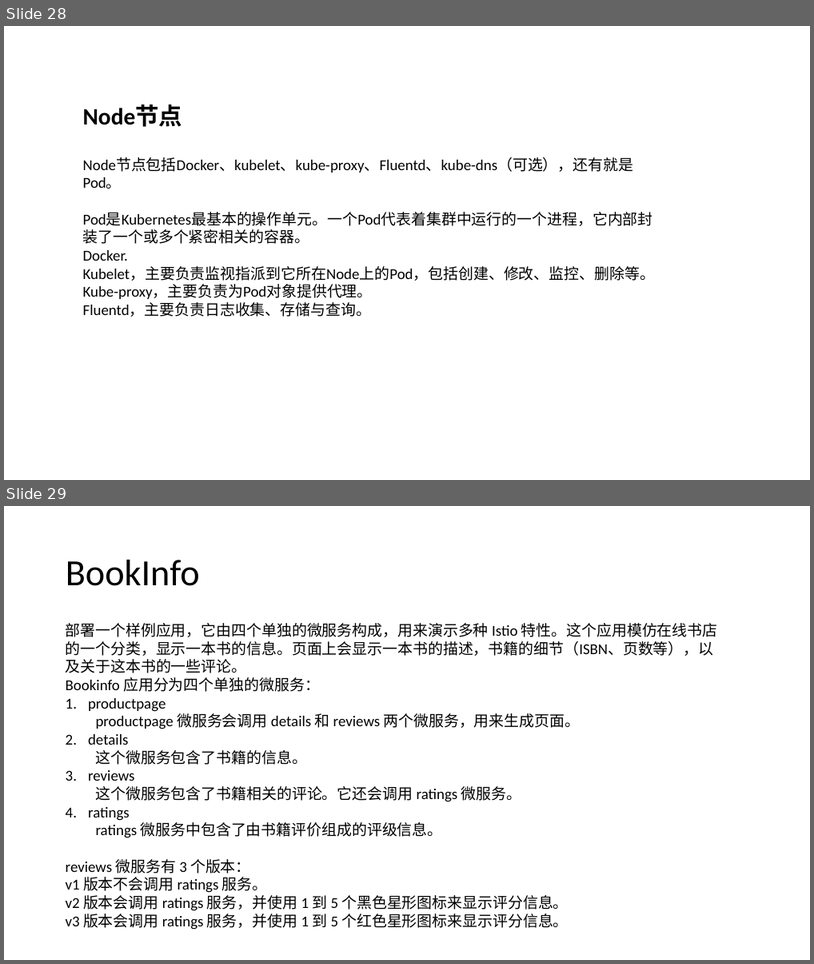
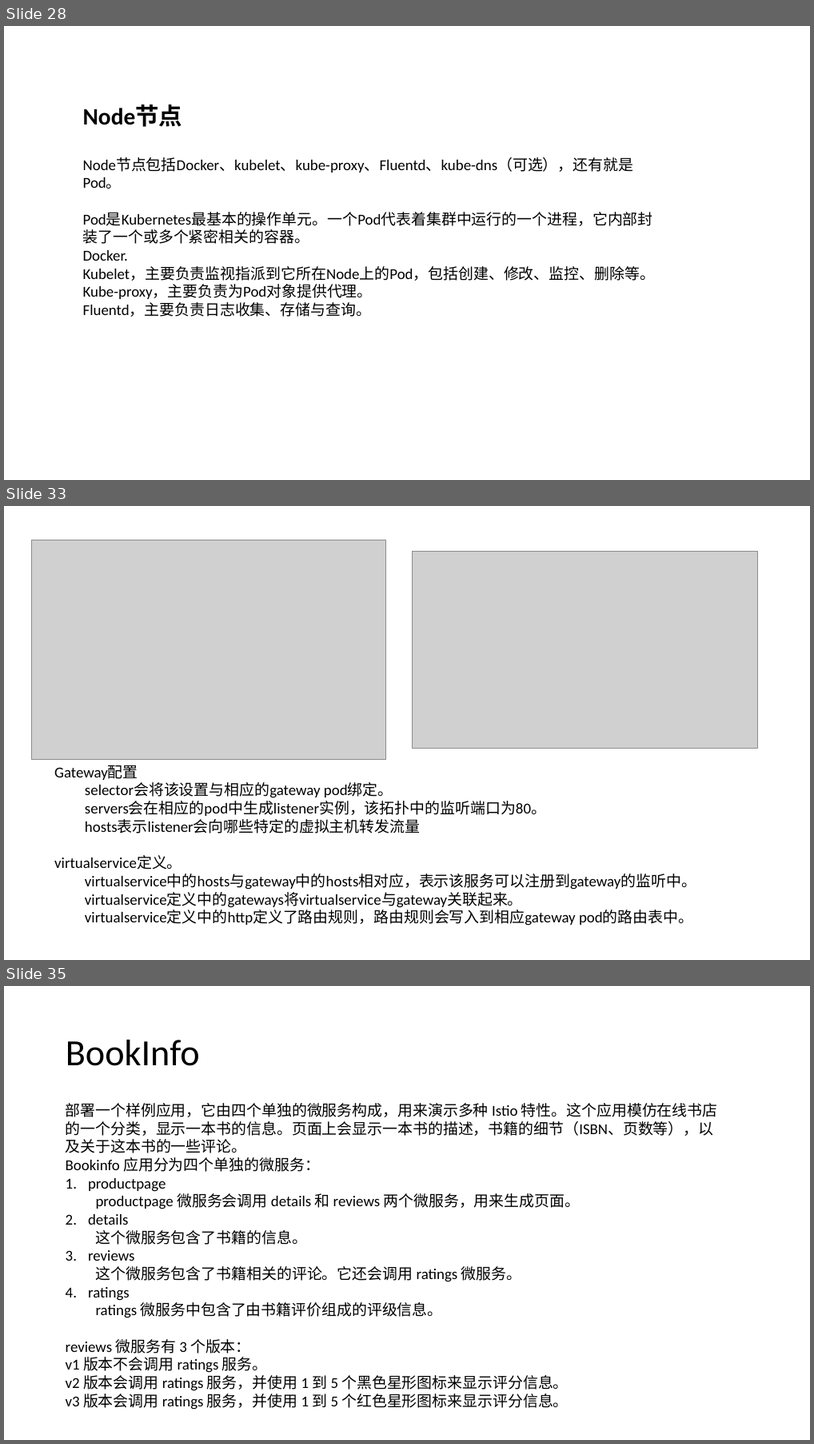
Before and after one commit to shanyao19940801/BookeNote, a slide deck: ServiceMesh/file/ServiceMesh.pptx. Shown one above the other, each under a label of ours: slides 28 and 29 before the commit, slides 28, 33 and 35 after it; the slides between them are not shown. The pictures are 814x964 and 814x1444 pixels, drawn with LibreOffice and Linux fonts; fonts in the diff are those of the drawing; grey boxes stand for pictures. Boxes give left, top, right and bottom in pixels: in the first picture for what was removed or moved away, otherwise in the second. Text is boxed around its words. In the diff, an @@ line names an element or a change of style, - is before the commit and + after.

```diff
--- a/ServiceMesh/file/ServiceMesh.pptx
+++ b/ServiceMesh/file/ServiceMesh.pptx
@@ slide 33 added at (4, 506, 810, 960), background #FFFFFF @@
@@ picture added at (31, 540, 386, 760) @@
@@ picture added at (412, 551, 758, 748) @@
@@ text added at (54, 765, 697, 925), 18 pt, text #000000 @@
+Gateway配置
+  selector会将该设置与相应的gateway pod绑定。
+  servers会在相应的pod中生成listener实例，该拓扑中的监听端口为80。
+  hosts表示listener会向哪些特定的虚拟主机转发流量
+virtualservice定义。
+  virtualservice中的hosts与gateway中的hosts相对应，表示该服务可以注册到gateway的监听中。virtualservice定义中的gateways将virtualservice与gateway关联起来。
+  virtualservice定义中的http定义了路由规则，路由规则会写入到相应gateway pod的路由表中。
@@ what was slide 29 is now slide 35 @@
```
Also in this commit, not shown: 3 slides changed, 5 other slides added, 13 other files.
